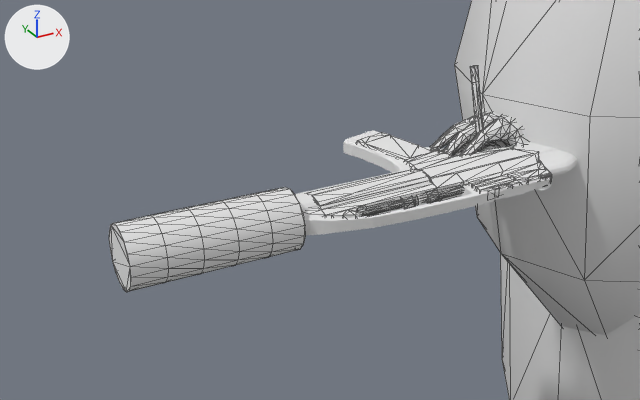
An edit to the COLLADA model objects3d/operative_propagator.dae, drawn before and after from the same camera.
Camera for both pictures: a 50 mm lens placed at (-24.84, -16.23, 28.88), pointed at (-17.68, -3.21, 22.37). Arrows for +X, +Y and +Z are at upper left; the lights stay in place. Mesh edges are drawn as thin lines on the coarser meshes. Where no turn or scale is listed for an object, it has been applied to the vertices.

In view in the first picture: 'Gun', 'Hand1', 'HeadDeco5', 'Icon', 'Pistol'.
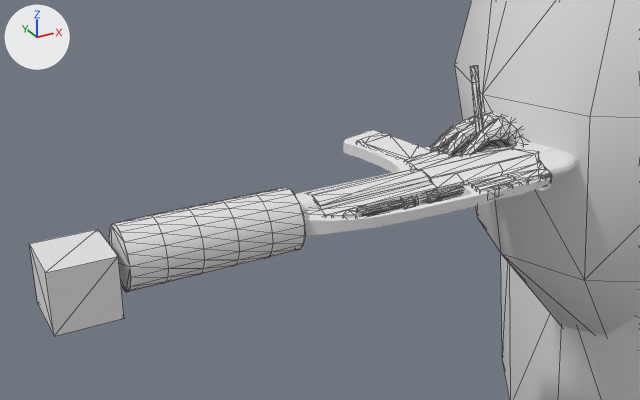
Boxes (x1, y1, x2, y2) around the edits, measured in the pictures (640 x 400 px):
'MuzzleFlashPistol', added
    after: (29, 229, 124, 336)

The change in detail:
Mesh me_muzzleflashpistolmesh is new.
It is a box spanning x -0.635..0.635, y -1.27..0.0, z -0.635..0.635.
Object 'MuzzleFlashPistol' (ob_muzzleflashpistol) is new; it shows me_muzzleflashpistolmesh.
Its location is (-21.86, -0.95, 21.01).
